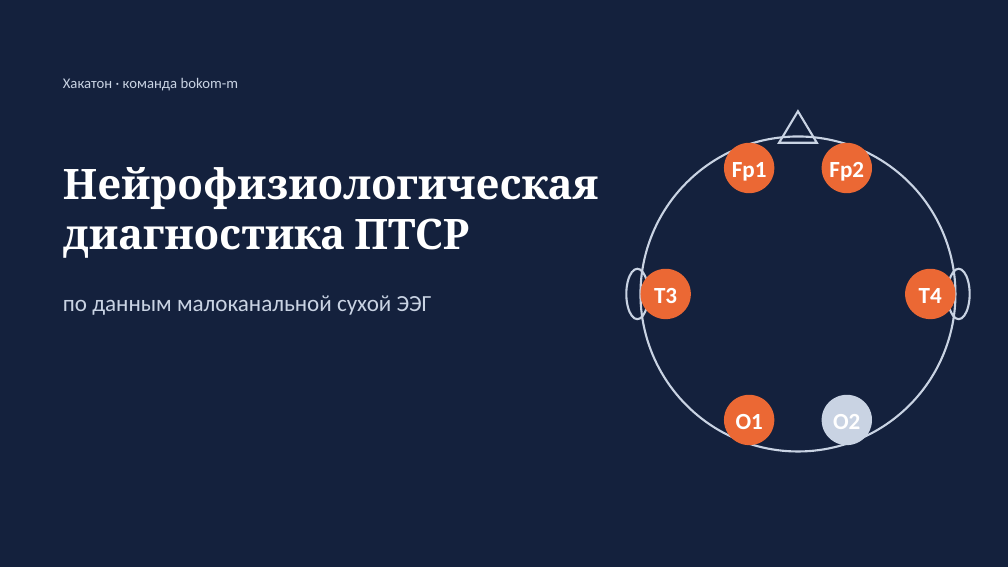
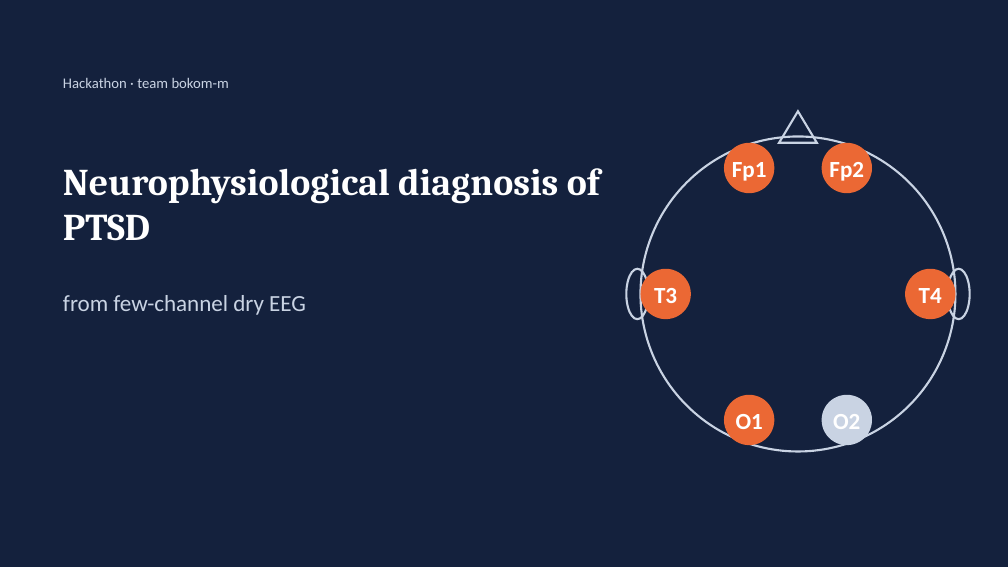
Before and after one commit to igor688-hub/neurodiagnosis-eeg, a slide deck: slide 1 of report/presentation.pptx. Drawn at 1008x567 pixels with LibreOffice and Linux fonts; fonts in the diff are those of the drawing. Boxes give left, top, right and bottom in pixels: in the first picture for what was removed or moved away, otherwise in the second. Text is boxed around its words. In the diff, an @@ line names an element or a change of style, - is before the commit and + after.

```diff
--- a/report/presentation.pptx
+++ b/report/presentation.pptx
@@ text at bbox=[63, 78, 229, 88]: text changed @@
-Хакатон · команда bokom-m
+Hackathon · team bokom-m
@@ text at bbox=[63, 168, 600, 241]: text changed; size 40 to 36 pt @@
-Нейрофизиологическая диагностика ПТСР
+Neurophysiological diagnosis of PTSD
@@ text at bbox=[63, 295, 306, 315]: text changed @@
-по данным малоканальной сухой ЭЭГ
+from few-channel dry EEG
```
Also in this commit, not shown: 4 other slides changed, 2 slides added, 2 slides removed, 1 other file.
